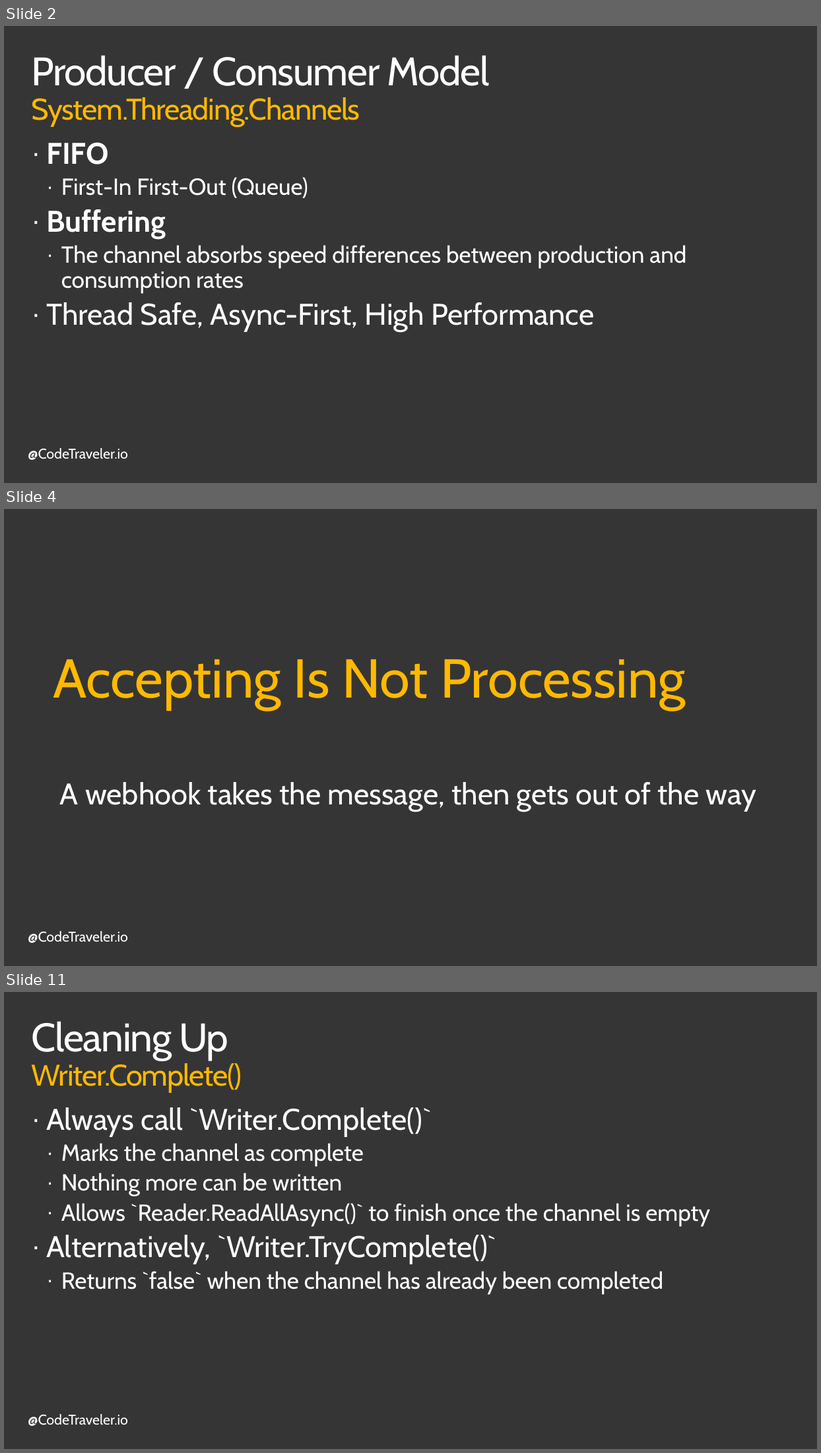
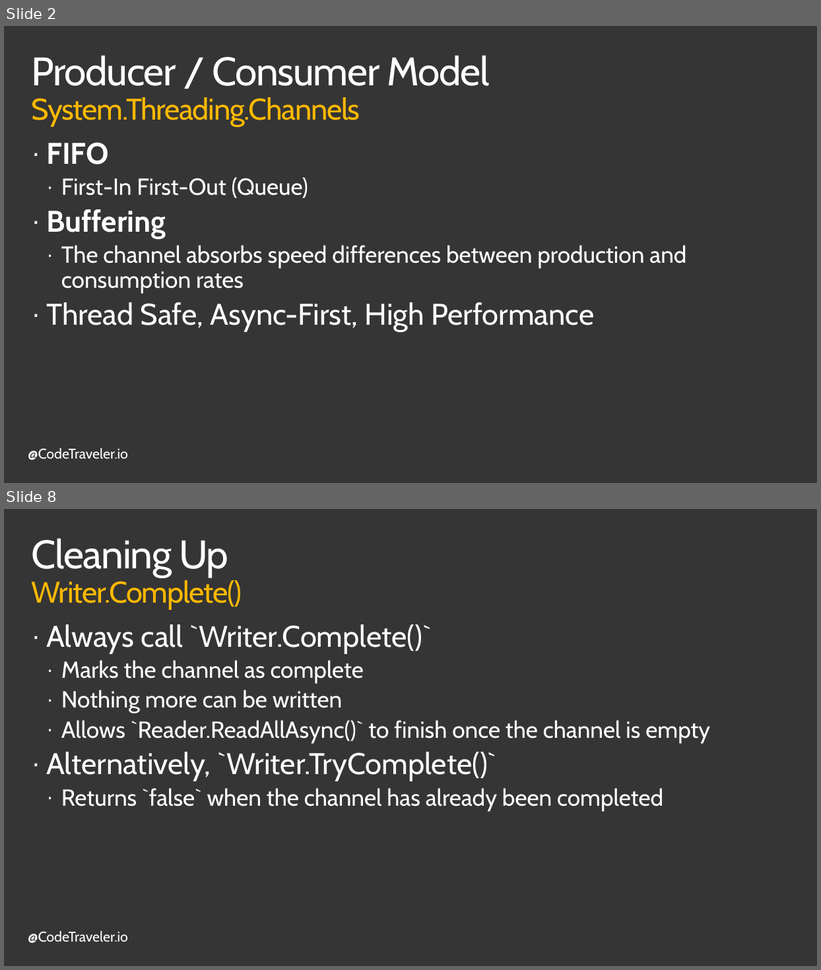
Before and after one commit to TheCodeTraveler/BecomeAnExpertWithAsyncAwait, a slide deck: 9. Channels/Channels.pptx. Shown one above the other, each under a label of ours: slides 2, 4 and 11 before the commit, slides 2 and 8 after it; the slides between them are not shown. The pictures are 821x1453 and 821x970 pixels, drawn with LibreOffice and Linux fonts; fonts in the diff are those of the drawing; background and template pictures are left out. Boxes give left, top, right and bottom in pixels: in the first picture for what was removed or moved away, otherwise in the second. Text is boxed around its words. In the diff, an @@ line names an element or a change of style, - is before the commit and + after.

```diff
--- a/9. Channels/Channels.pptx
+++ b/9. Channels/Channels.pptx
@@ slide 4 removed at bbox=[4, 509, 817, 966], background #353535; not listed: 1 template element that a slide beside it also shows @@
@@ text removed at bbox=[53, 659, 686, 710] @@
-Accepting Is Not Processing
@@ text removed at bbox=[60, 782, 756, 812] @@
-A webhook takes the message, then gets out of the way
@@ what was slide 11 is now slide 8 @@
```
Also in this commit, not shown: 8 slides changed, 1 slide added, 5 other slides removed.
